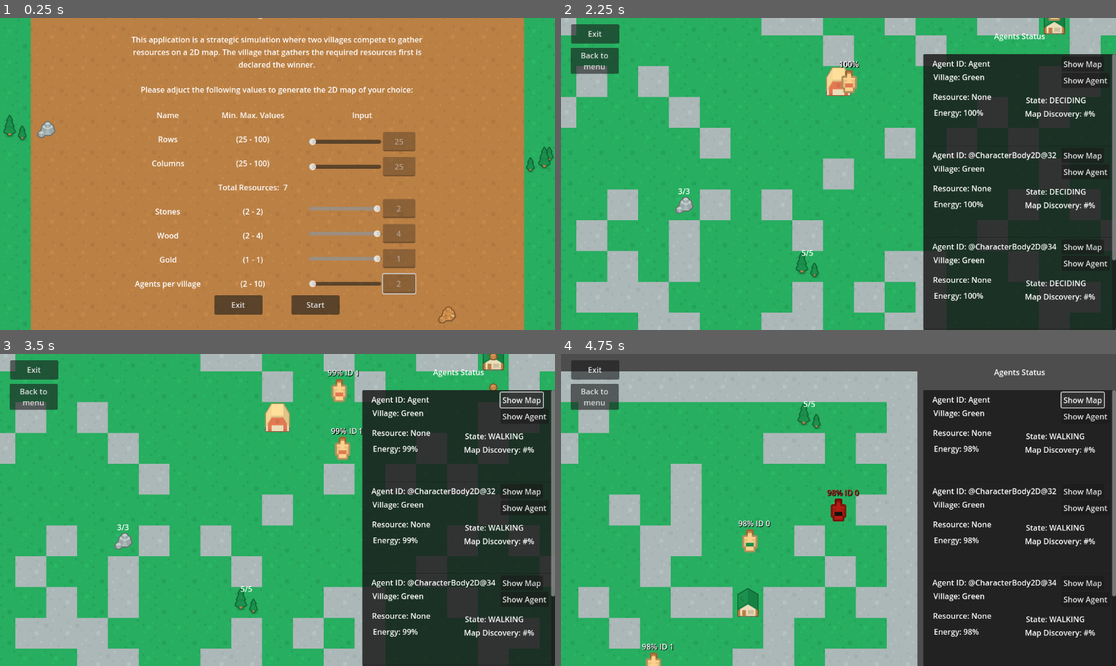
Above: before the commit, frames 1-4 (two rows, left to right).
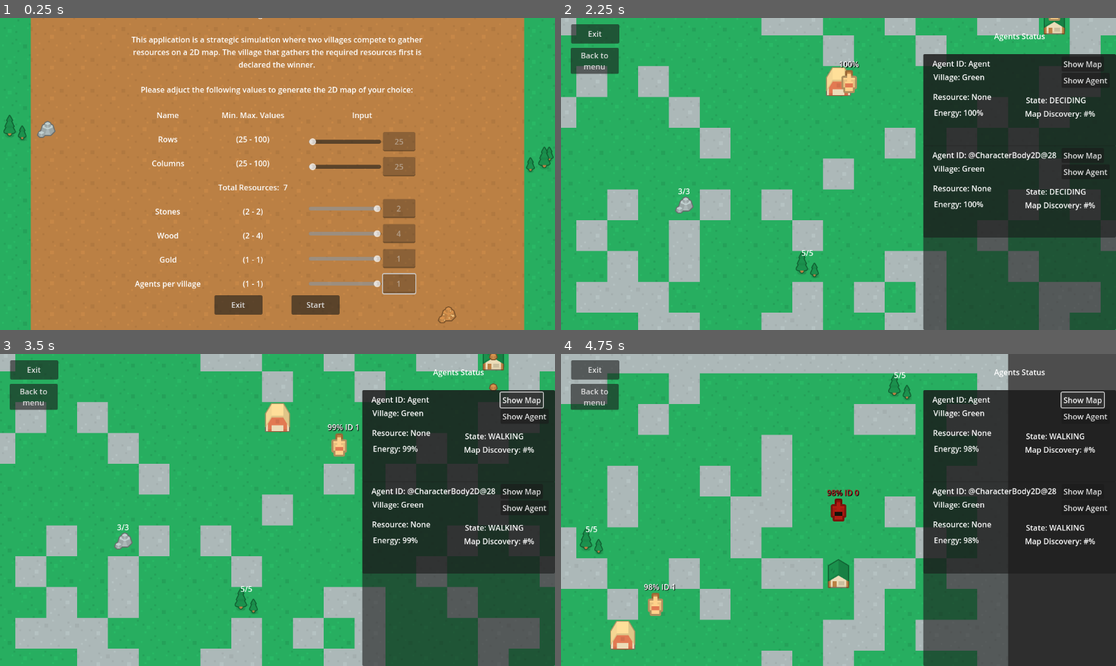
Above: after the commit, the same moments.

Repository: ApostolisSiampanis/intelligent-agents
Game: Godot game, scene res://scenes/input_screen.tscn
Two runs of this game, one before a commit and one after it. Both use one fixed random seed, a clock stepped at 60 frames per second and the inputs below.
Inputs:
- Up to frame 1 (0.25 s): no input
- Up to frame 2 (2.25 s): click "Start" at 0.5 s; click "Back to menu" at 1.25 s; click "Start" at 2 s
- Up to frame 3 (3.5 s): click "Show Map" at 2.75 s
- Up to frame 4 (4.75 s): click "Show Agent" at 3.5 s; click "Show Map" at 4.25 s

The runs differ from the first frame. In frame 1, 0.2% of the frame differs, in the area x 43-73%, y 83-87%; in frame 2, 11%; in frame 3, 11%; in frame 4, 41%, in the area x 0-100%, y 0-100%.

Commit message:
- small fix in agent slider in input screen

Diff:
--- a/scenes/input_screen.tscn
+++ b/scenes/input_screen.tscn
@@ -198,7 +198,7 @@
 
 [node name="LabelAgentsValue" type="Label" parent="CenterContainer/VBoxContainer/GridContainerParameters/VBoxContainerValue"]
 layout_mode = 2
-text = "(2 - 10)
+text = "(1 - 1)
 "
 horizontal_alignment = 1
 
@@ -338,13 +338,13 @@
 [node name="HSlider" type="HSlider" parent="CenterContainer/VBoxContainer/GridContainerParameters/VBoxContainerInput/HBoxContainerAgents"]
 custom_minimum_size = Vector2(150, 40)
 layout_mode = 2
-min_value = 2.0
-max_value = 10.0
-value = 2.0
+min_value = 1.0
+max_value = 1.0
+value = 1.0
 
 [node name="LineEdit" type="LineEdit" parent="CenterContainer/VBoxContainer/GridContainerParameters/VBoxContainerInput/HBoxContainerAgents"]
 layout_mode = 2
-text = "2"
+text = "1"
 placeholder_text = "Value"
 alignment = 1
 editable = false
--- a/scripts/change_min_max_values.gd
+++ b/scripts/change_min_max_values.gd
@@ -26,7 +26,7 @@
 
 @onready var center_container = $CenterContainer
 
-var total_max_resources = 7 # Default values
+var total_max_resources = 7 # Default value
 
 func _ready():
 	var viewport_size = get_viewport_rect().size
